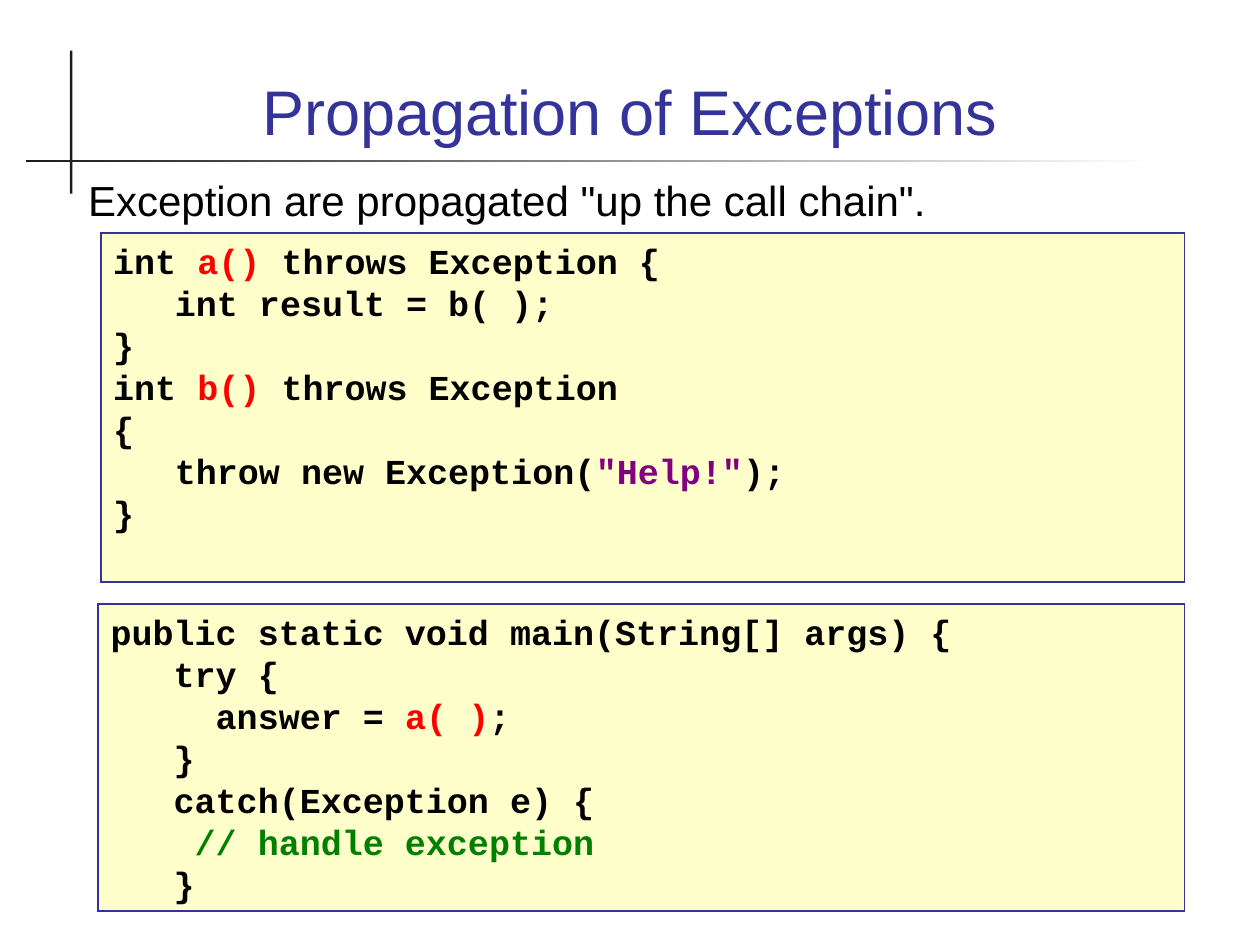
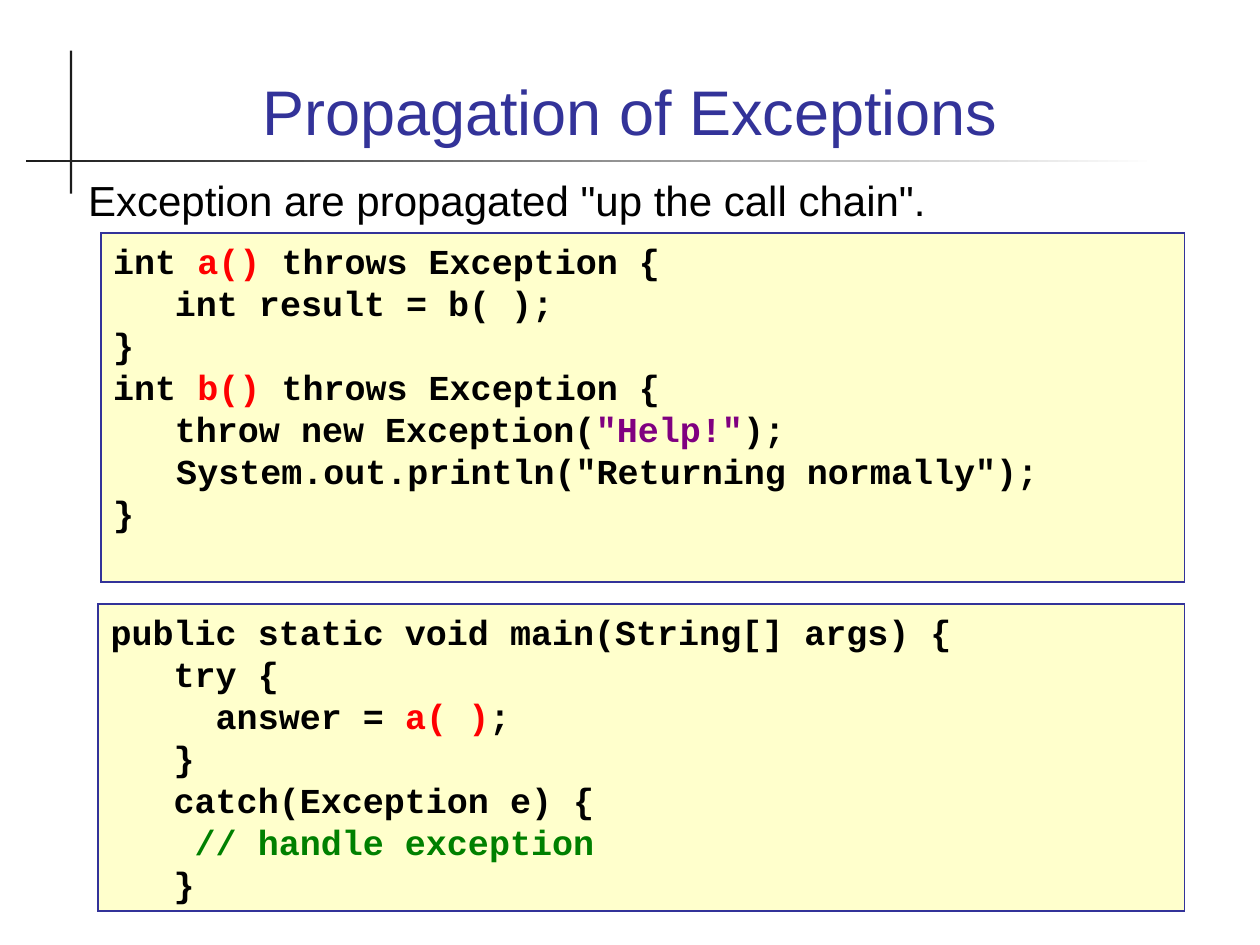
Before and after one commit to skeoop/skeoop.github.io, a slide deck: slide 21 of exceptions/Exceptions.ppt. Drawn at 1260x945 pixels with LibreOffice and Linux fonts; fonts in the diff are those of the drawing. Boxes give left, top, right and bottom in pixels: in the first picture for what was removed or moved away, otherwise in the second. Text is boxed around its words. In the diff, an @@ line names an element or a change of style, - is before the commit and + after.

Commit message:
update exceptions

```diff
--- a/exceptions/Exceptions.ppt
+++ b/exceptions/Exceptions.ppt
@@ text in rectangle at [176, 459, 1038, 492]: paragraph added @@
+System.out.println("Returning normally");
```
Also in this commit, not shown: 2 other slides changed, 7 other files.
